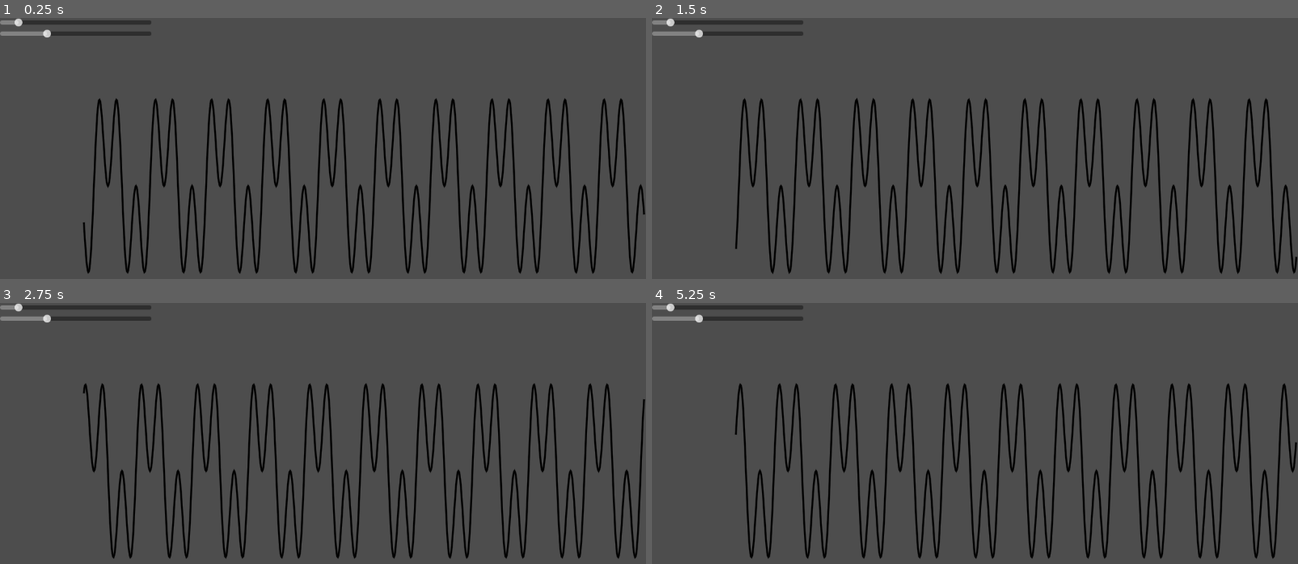
Above: before the commit, frames 1-4 (two rows, left to right).
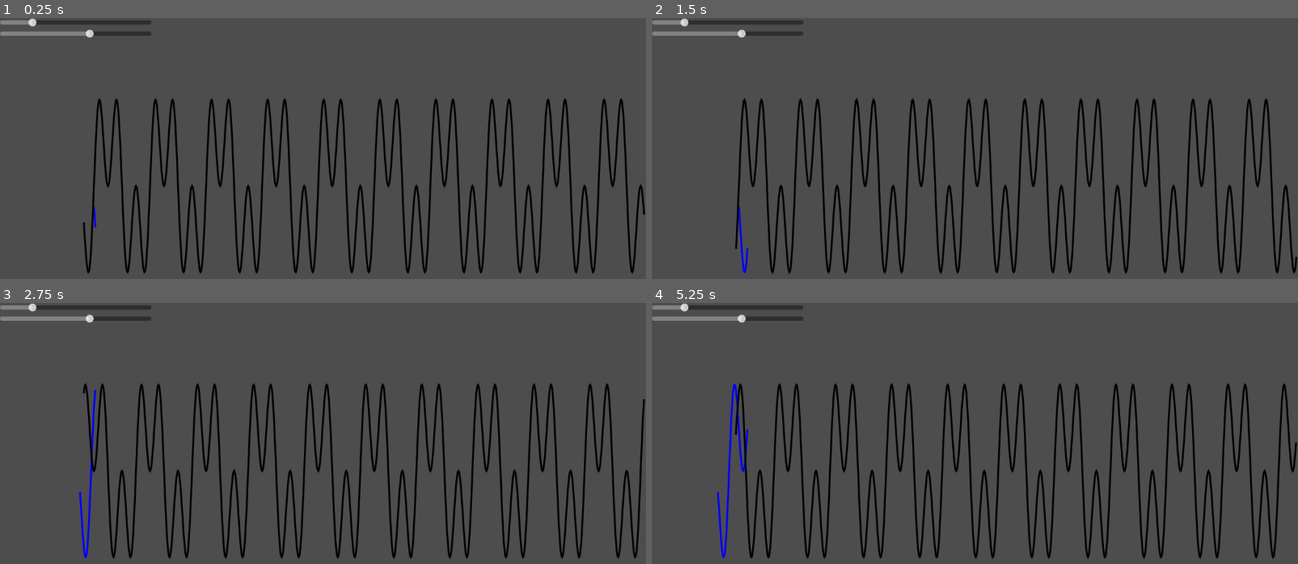
Above: after the commit, the same moments.

Repository: GoldenHuntingBear/Waves
Game: Godot game, scene res://scenes/main.tscn
The game is run twice, just before and just after one commit, with the same random seed, the same clock (stepped at 60 frames per second) and the same inputs.
Inputs:
- Up to frame 1 (0.25 s): no input
- Up to frame 2 (1.5 s): no input
- Up to frame 3 (2.75 s): no input
- Up to frame 4 (5.25 s): no input

The runs differ from the first frame. In frame 1, 0.3% of the frame differs, in the area x 2-15%, y 0-81%; in frame 2, 0.4%; in frame 3, 0.6%; in frame 4, 0.8%, in the area x 2-15%, y 0-98%.

Commit message:
Working better before adding transition

Diff:
--- a/scenes/active_wave.gd
+++ b/scenes/active_wave.gd
@@ -1,10 +1,11 @@
 extends Path2D
 
 @onready var ui_controller: UIController = $"../Control"
+@export var speed:float = 10
 
 func _process(delta: float) -> void:
-	position.y -= delta
-	curve.add_point(Vector2(Time.get_ticks_msec()/1000, ui_controller.my_function(Time.get_ticks_msec()/1000)))
+	position.x -= speed*delta
+	curve.add_point(Vector2(speed*Time.get_ticks_msec()/1000, ui_controller.my_function(speed*Time.get_ticks_msec()/1000)))
 	if curve.point_count >= 500:
 		curve.remove_point(0)
 	queue_redraw()
@@ -13,4 +14,4 @@
 func _draw():
 	var points = curve.get_baked_points()
 	if points:
-		draw_polyline(points, Color.BLUE, 4, true)
+		draw_polyline(points, Color.BLUE, 2, true)
--- a/scenes/main.tscn
+++ b/scenes/main.tscn
@@ -11,8 +11,7 @@
 [node name="Node2D" type="Node2D"]
 
 [node name="ActiveWave" type="Path2D" parent="."]
-visible = false
-position = Vector2(150, 300)
+position = Vector2(140, 300)
 curve = SubResource("Curve2D_sugp2")
 script = ExtResource("1_0wfyh")
 
@@ -40,13 +39,13 @@
 [node name="HSlider" type="HSlider" parent="Control/VBoxContainer"]
 layout_mode = 2
 size_flags_horizontal = 3
-max_value = 10.0
+max_value = 5.0
 step = 0.1
 value = 1.0
 
 [node name="HSlider2" type="HSlider" parent="Control/VBoxContainer"]
 layout_mode = 2
 size_flags_horizontal = 3
-max_value = 10.0
+max_value = 5.0
 step = 0.1
 value = 3.0
